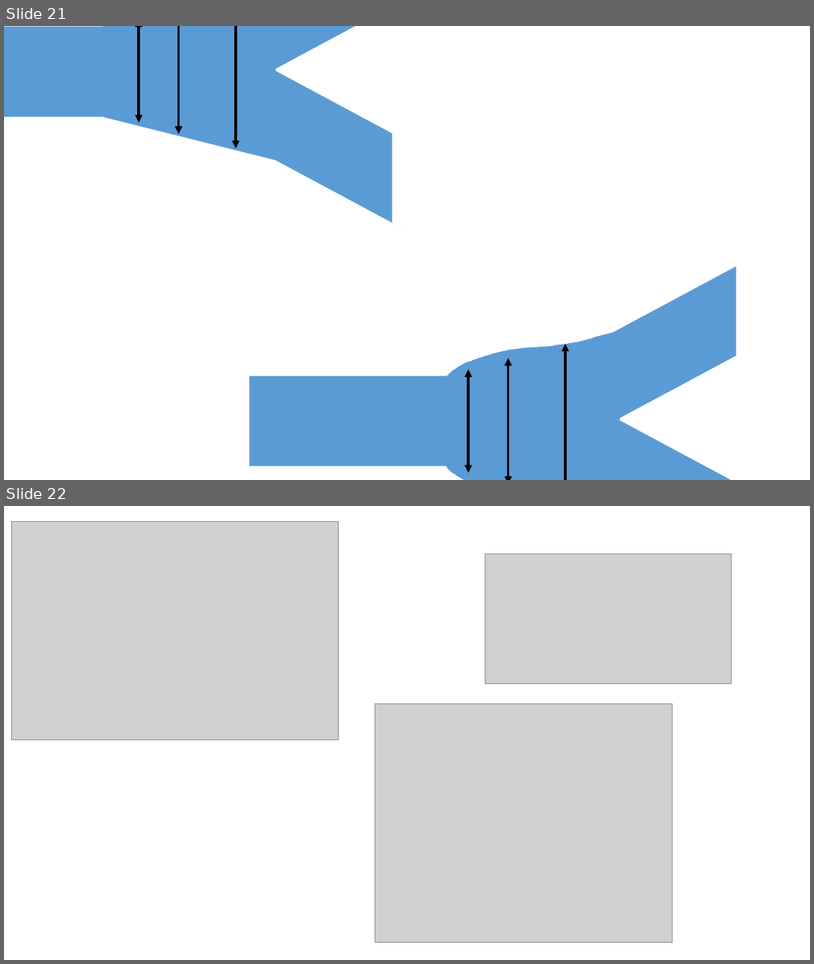
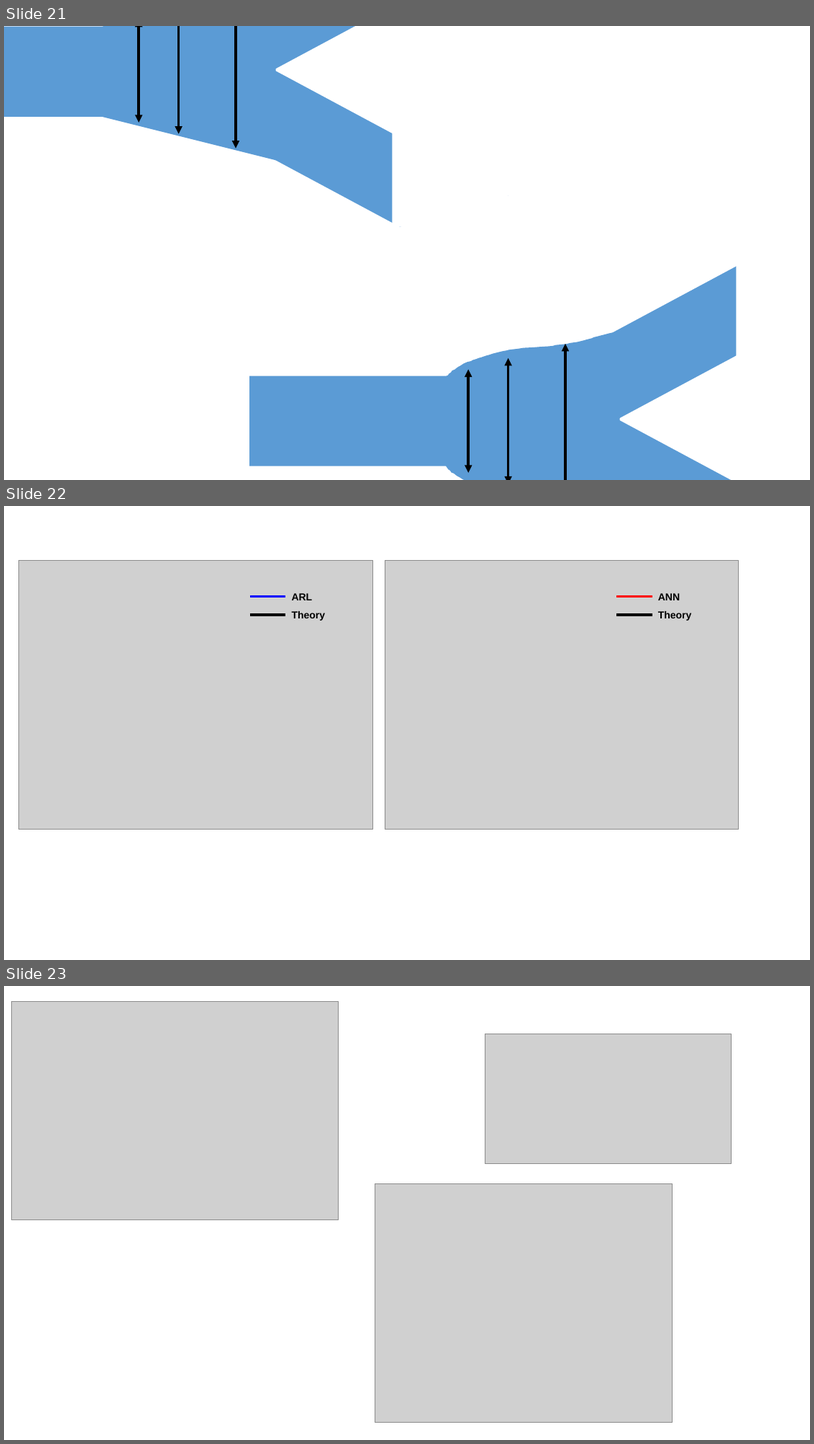
Before and after one commit to jglee96/NBTP_Lab, a slide deck: 개인/석사학위논문/그림.pptx. Shown one above the other, each under a label of ours: slides 21 and 22 before the commit, slides 21, 22 and 23 after it. The pictures are 814x964 and 814x1444 pixels, drawn with LibreOffice and Linux fonts; fonts in the diff are those of the drawing; grey boxes stand for pictures. Boxes give left, top, right and bottom in pixels: in the first picture for what was removed or moved away, otherwise in the second. Text is boxed around its words. In the diff, an @@ line names an element or a change of style, - is before the commit and + after.

```diff
--- a/개인/석사학위논문/그림.pptx
+++ b/개인/석사학위논문/그림.pptx
@@ slide 22 added at bbox=[4, 506, 810, 960], background #FFFFFF @@
@@ group added at bbox=[18, 561, 373, 829]: 2 lines, 2 texts, 1 picture @@
+ARL
+Theory
@@ group added at bbox=[385, 561, 740, 829]: 2 lines, 2 texts, 1 picture @@
+ANN
+Theory
@@ what was slide 22 is now slide 23 @@
```
Also in this commit, not shown: 4 slides changed, 3 other files.
